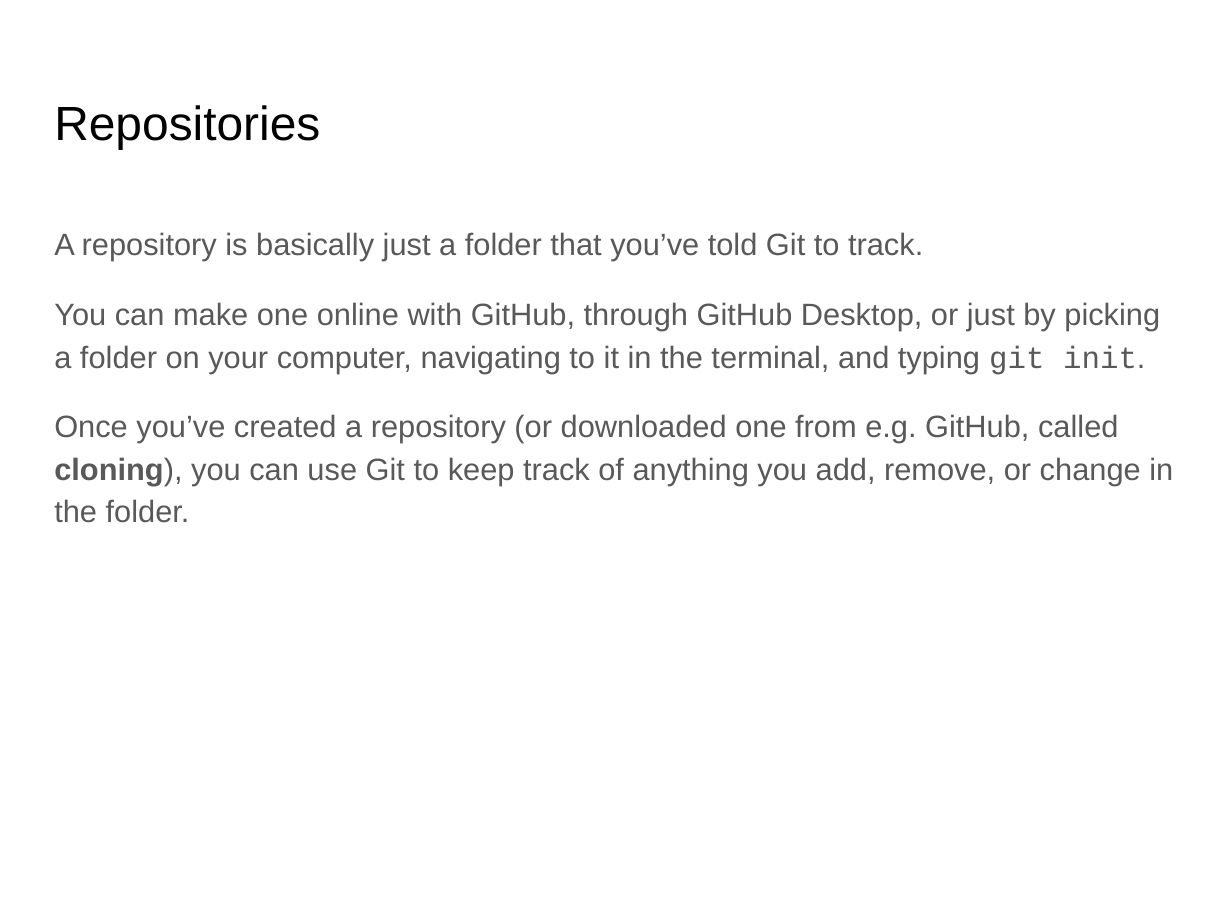
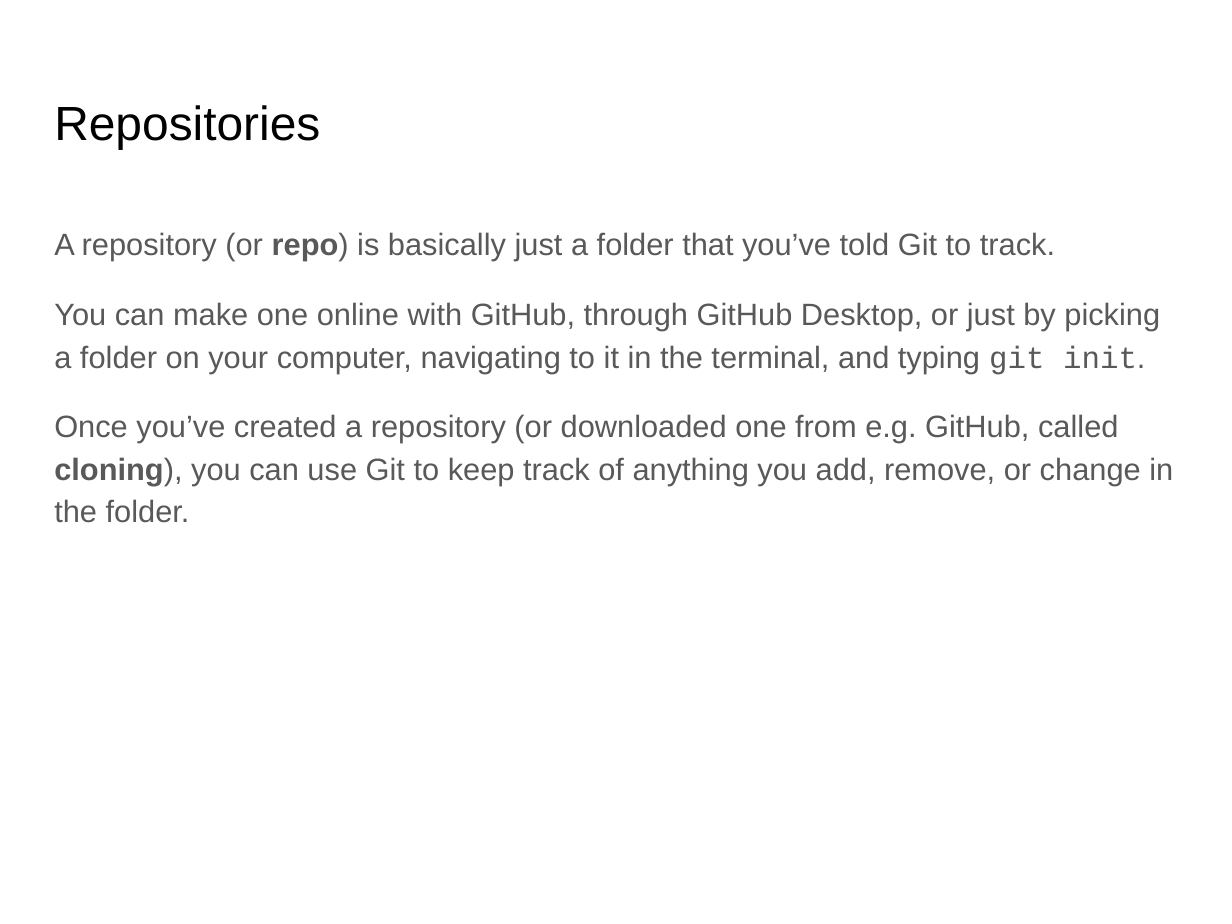
Before and after one commit to flyconnectome/coding-club, a slide deck: slide 9 of Git and GitHub.pptx. Drawn at 1232x924 pixels with LibreOffice and Linux fonts; fonts in the diff are those of the drawing. Boxes give left, top, right and bottom in pixels: in the first picture for what was removed or moved away, otherwise in the second. Text is boxed around its words. In the diff, an @@ line names an element or a change of style, - is before the commit and + after.

```diff
--- a/Git and GitHub.pptx
+++ b/Git and GitHub.pptx
@@ text at (54,232,1055,261): text changed @@
-A repository is basically just a folder that you’ve told Git to track.
+A repository (or repo) is basically just a folder that you’ve told Git to track.
```
Also in this commit, not shown: 8 other slides changed, 6 slides added, 4 slides removed.
